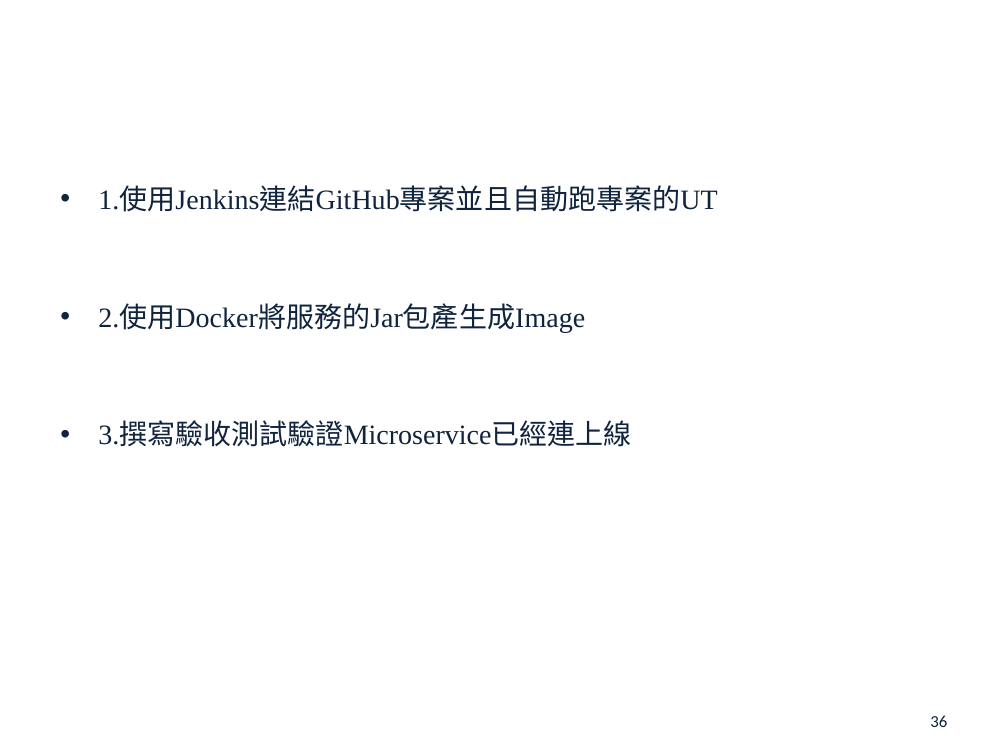
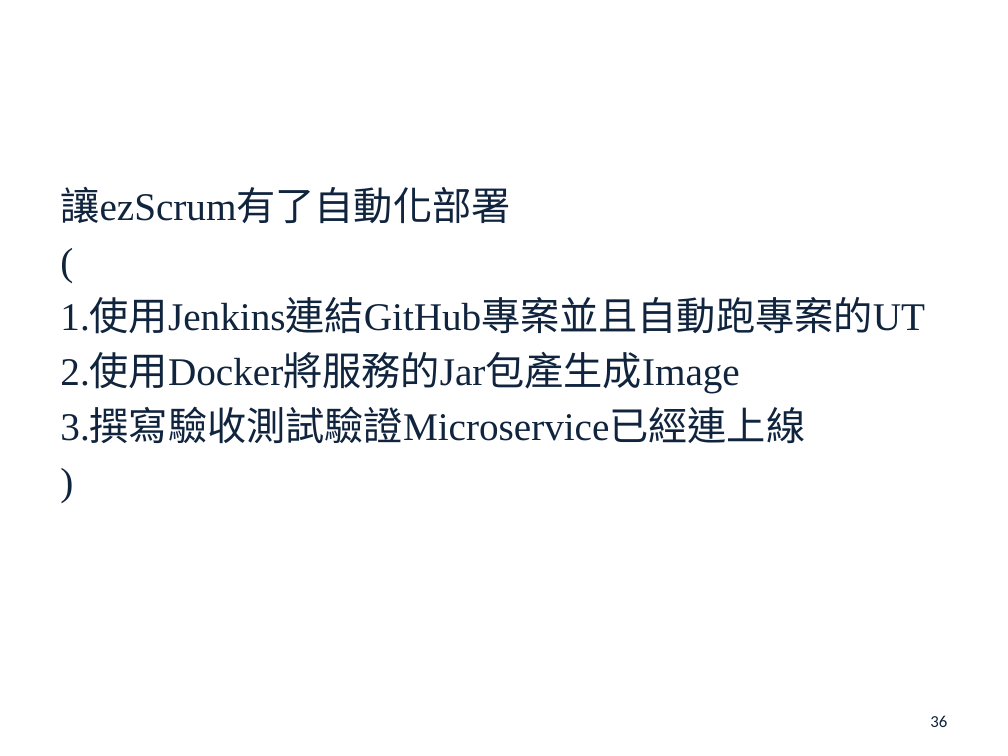
Before and after one commit to john78530/thesis, a slide deck: slide 36 of Oral.pptx. Drawn at 1008x756 pixels with LibreOffice and Linux fonts; fonts in the diff are those of the drawing; background and template pictures are left out. Boxes give left, top, right and bottom in pixels: in the first picture for what was removed or moved away, otherwise in the second. Text is boxed around its words. In the diff, an @@ line names an element or a change of style, - is before the commit and + after.

```diff
--- a/Oral.pptx
+++ b/Oral.pptx
@@ text at (60,187,924,444): paragraph added @@
+)
@@ text at (60,187,510,224): paragraphs added @@
+讓ezScrum有了自動化部署
+(
@@ text at (60,300,924,444): size 20 to 28 pt in "1.使用Jenkins連結GitHub專案並且自動跑專案的UT", "2.使用Docker將服務的Jar包產生成Image", "3.撰寫驗收測試驗證Microservice已經連上線"; bullet • to none; more space between paragraphs @@
```
Also in this commit, not shown: 21 other slides changed, 1 other file.
